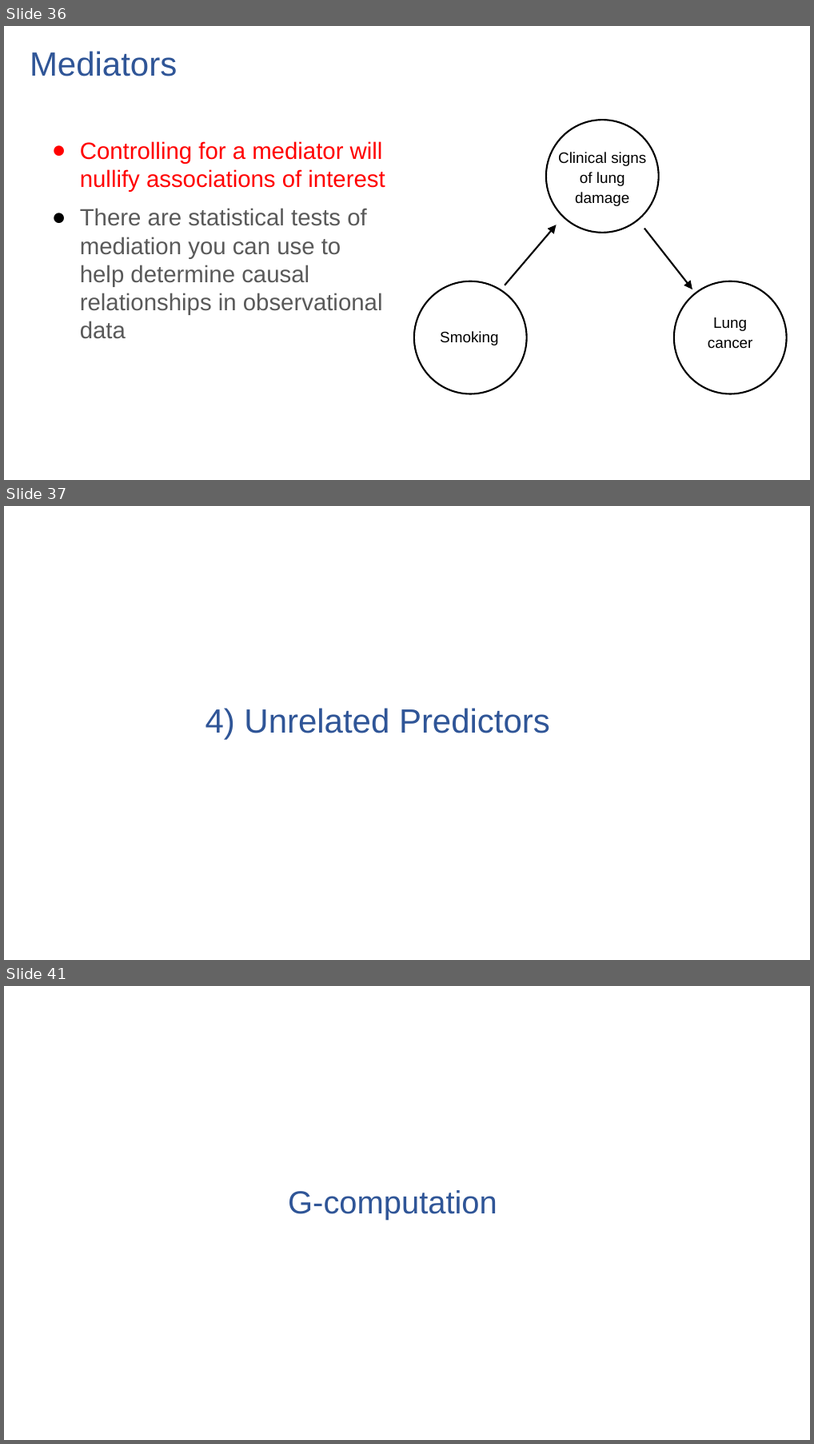
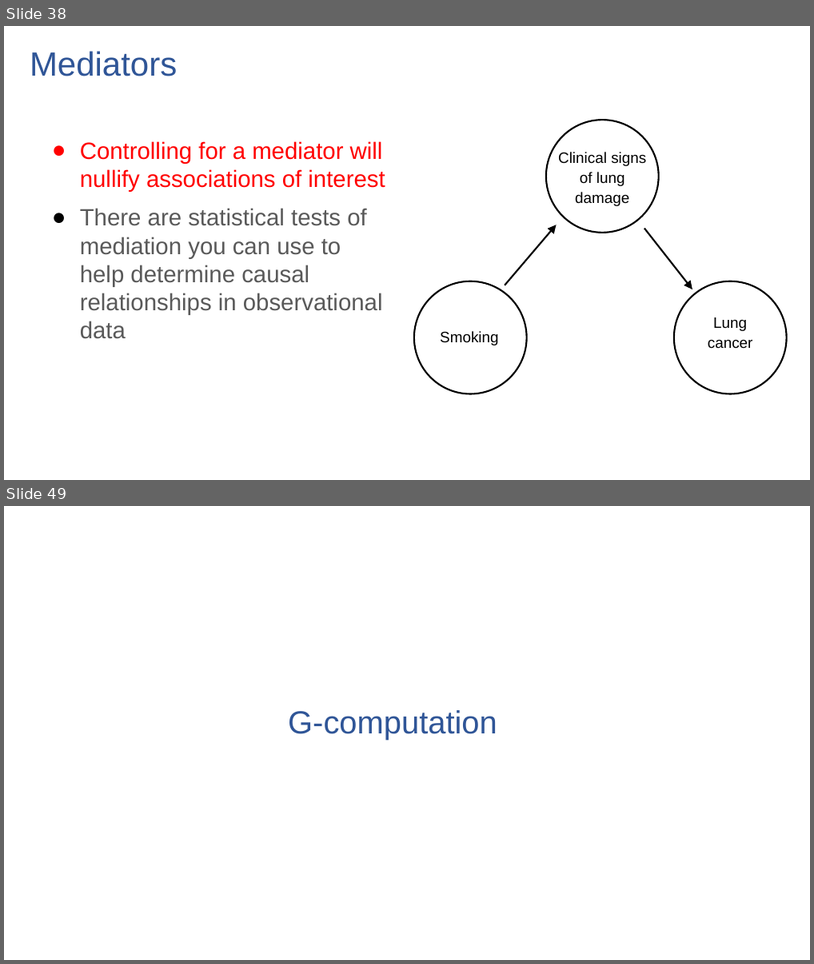
Before and after one commit to ronikobrosly/pydata_nyc_2022, a slide deck: slides/tutorial_slides.pptx. Shown one above the other, each under a label of ours: slides 36, 37 and 41 before the commit, slides 38 and 49 after it; the slides between them are not shown. The pictures are 814x1444 and 814x964 pixels, drawn with LibreOffice and Linux fonts; fonts in the diff are those of the drawing. Boxes give left, top, right and bottom in pixels: in the first picture for what was removed or moved away, otherwise in the second. Text is boxed around its words. In the diff, an @@ line names an element or a change of style, - is before the commit and + after.

```diff
--- a/slides/tutorial_slides.pptx
+++ b/slides/tutorial_slides.pptx
@@ slide 37 removed at (4, 506, 810, 960), background #FFFFFF @@
@@ title removed at (206, 708, 550, 740) @@
-4) Unrelated Predictors
@@ what was slide 36 is now slide 38 @@
@@ what was slide 41 is now slide 49 @@
```
Also in this commit, not shown: 4 slides changed, 13 slides added, 3 other slides removed, 6 other files.
